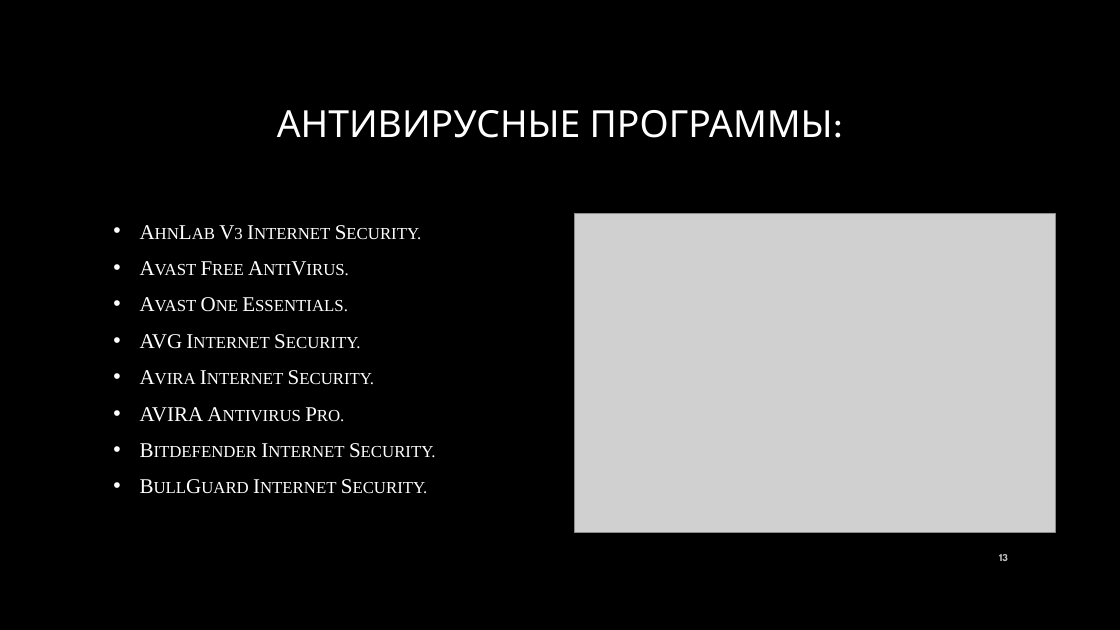
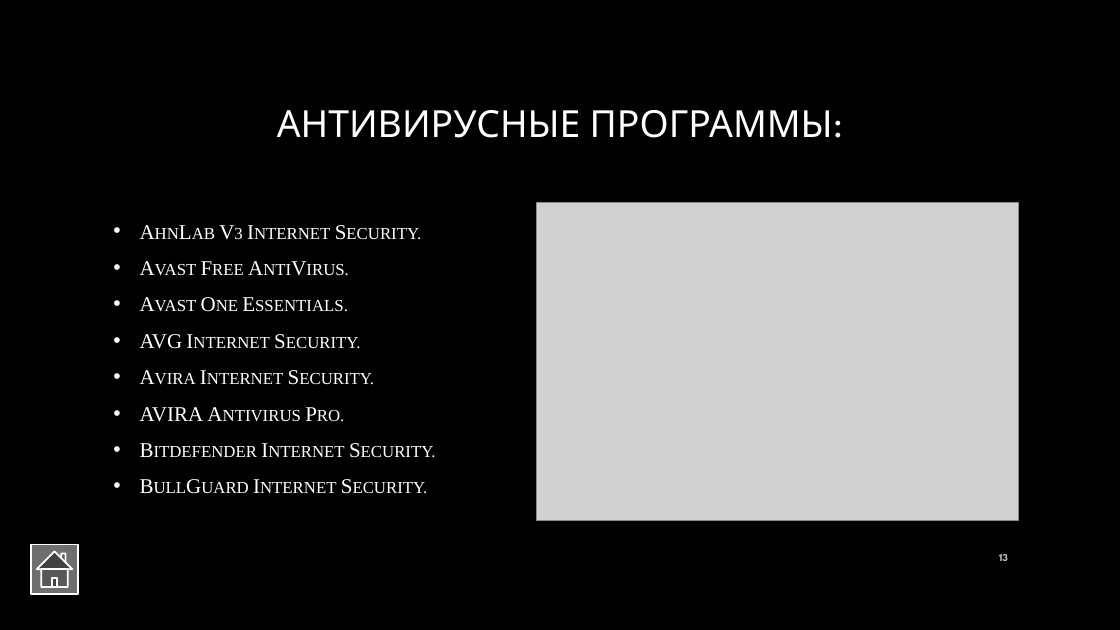
Before and after one commit to DavidovEcaterina/Referat_IG, a slide deck: slide 13 of presentationIG.pptx. Drawn at 1120x630 pixels with LibreOffice and Linux fonts; fonts in the diff are those of the drawing; grey boxes stand for pictures; background and template pictures are left out. Boxes give left, top, right and bottom in pixels: in the first picture for what was removed or moved away, otherwise in the second. Text is boxed around its words. In the diff, an @@ line names an element or a change of style, - is before the commit and + after.

```diff
--- a/presentationIG.pptx
+++ b/presentationIG.pptx
@@ picture: place and size @@
-picture at (575, 214, 1056, 533)
+picture at (537, 202, 1018, 521)
@@ action button home added at (31, 544, 78, 594), fill #6F6F6F, outline #FFFFFF 1.5 pt @@
```
Also in this commit, not shown: 13 other slides changed, 1 slide added, 3 other files.
